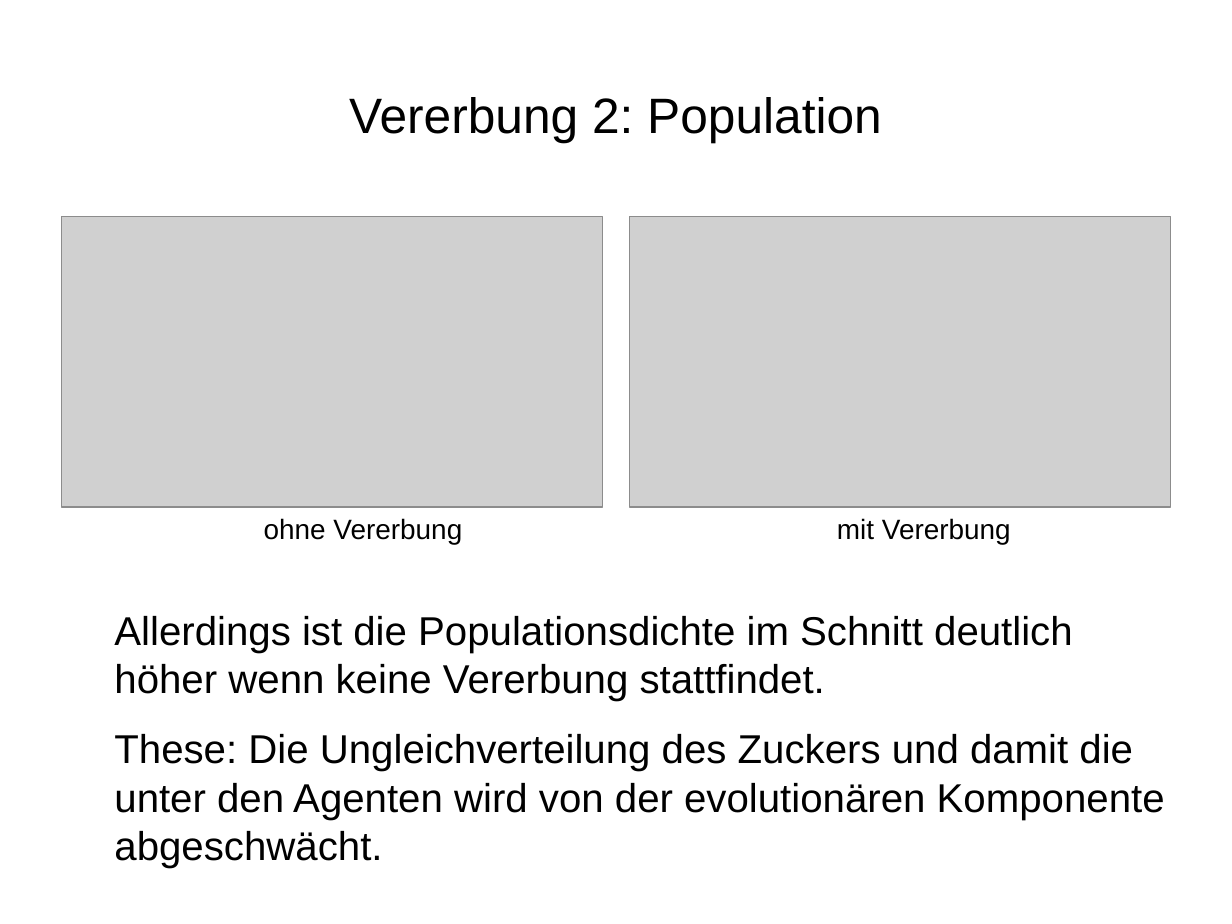
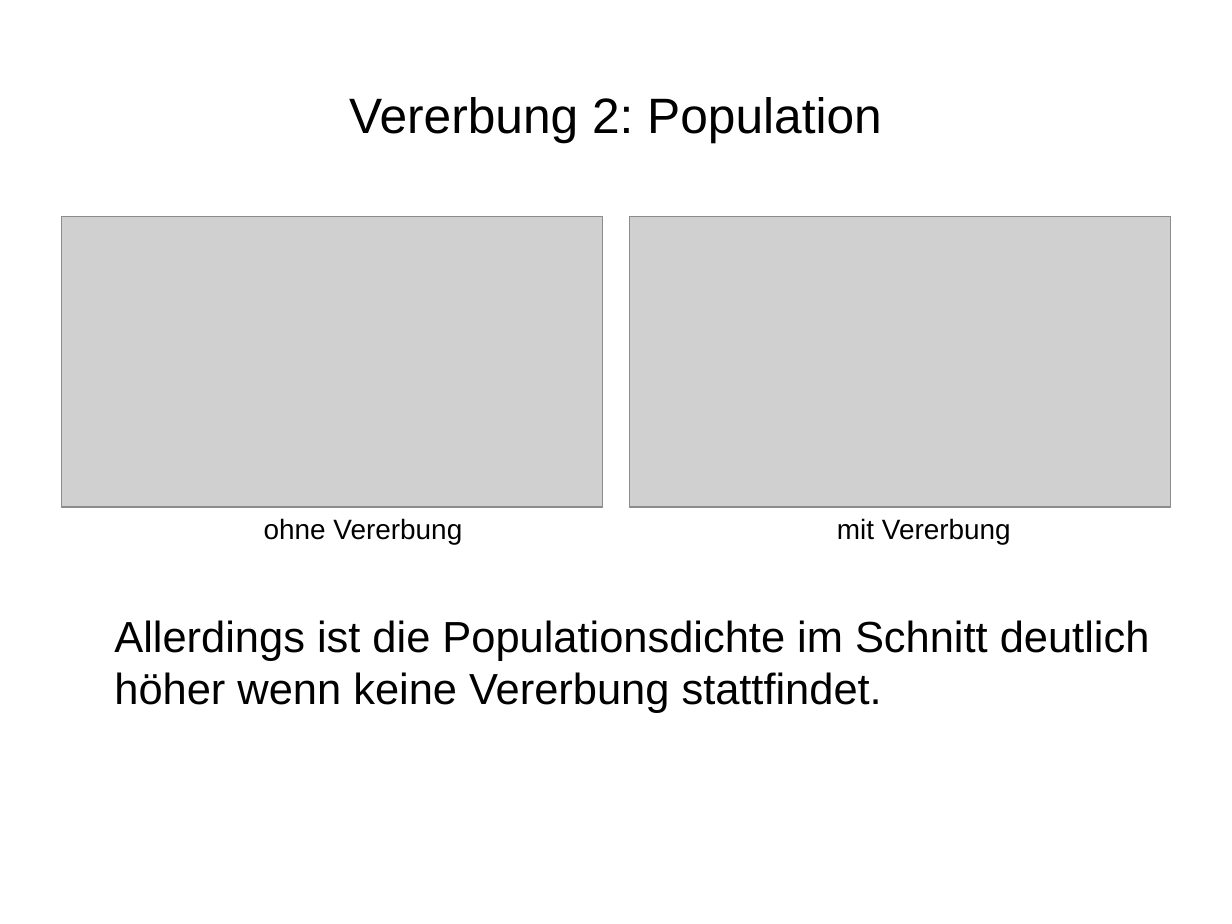
Before and after one commit to wsmirnow/Sugarscape, a slide deck: slide 15 of Presentation/Presentation.odp. Drawn at 1232x924 pixels with LibreOffice and Linux fonts; fonts in the diff are those of the drawing; grey boxes stand for pictures. Boxes give left, top, right and bottom in pixels: in the first picture for what was removed or moved away, otherwise in the second. Text is boxed around its words. In the diff, an @@ line names an element or a change of style, - is before the commit and + after.

```diff
--- a/Presentation/Presentation.odp
+++ b/Presentation/Presentation.odp
@@ text "Allerdings ist die Populationsdichte im ..." at box(114, 620, 1150, 713): size 25.9 to 28 pt @@
@@ text at box(114, 734, 1165, 820): paragraph removed @@
-These: Die Ungleichverteilung des Zuckers und damit die unter den Agenten wird von der evolutionären Komponente abgeschwächt.
```
Also in this commit, not shown: 2 other slides changed, 1 other file.
